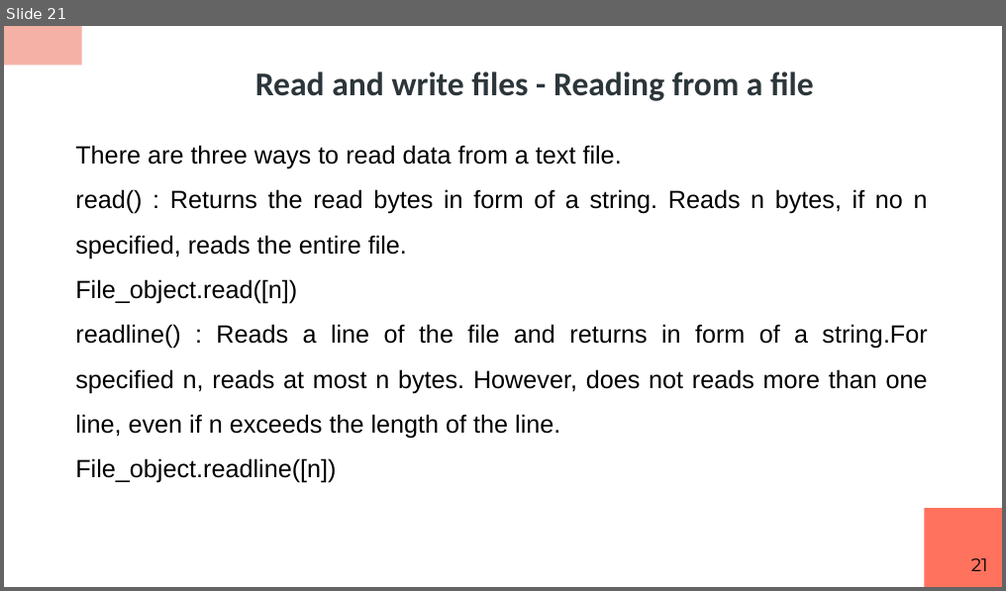
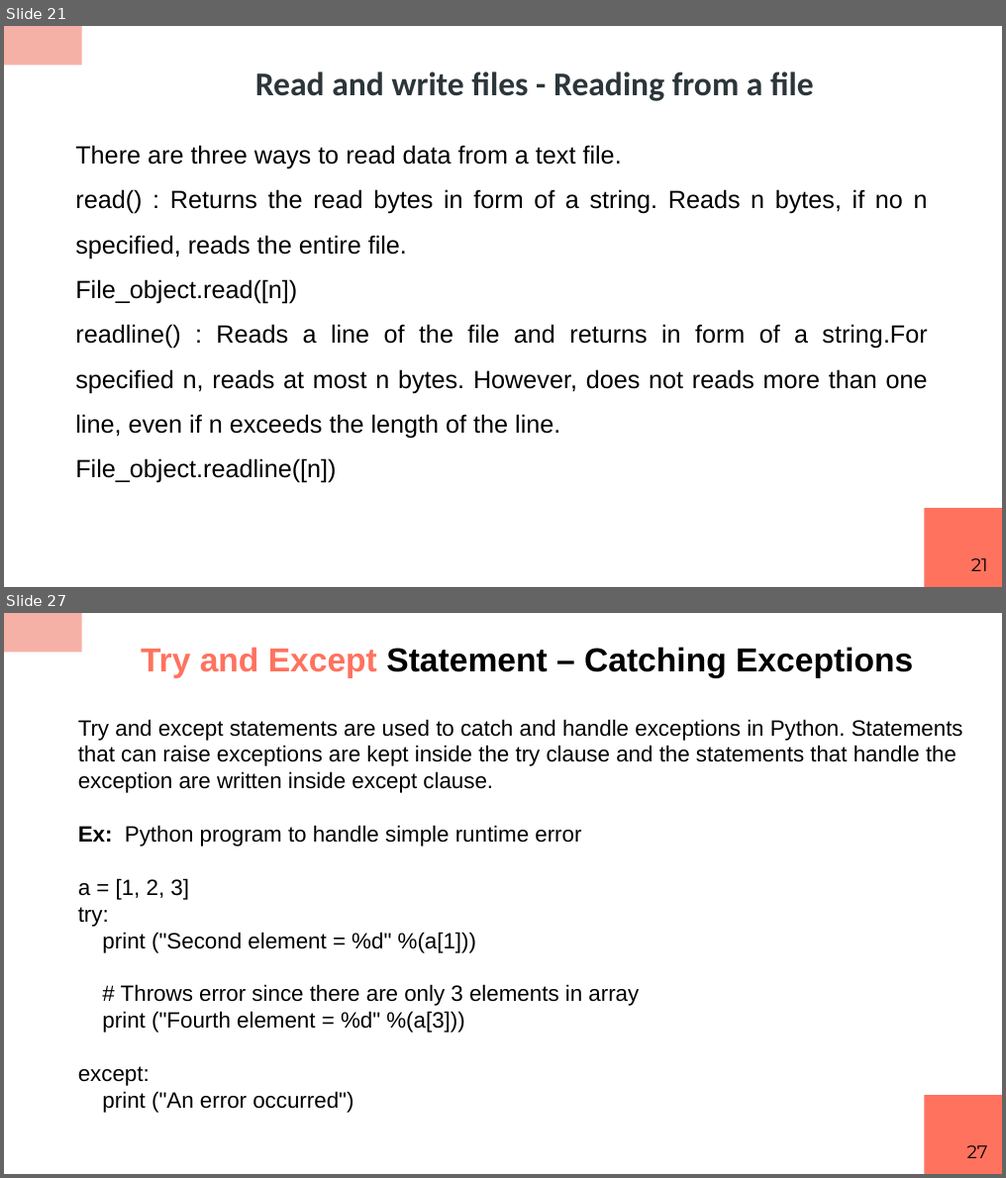
Before and after one commit to RashmivernekarN/ai_with_python_keonics, a slide deck: module2/ppt/Python Scripting.pptx. Shown one above the other, each under a label of ours: slide 21 before the commit, slides 21 and 27 after it; the slides between them are not shown. The pictures are 1006x591 and 1006x1178 pixels, drawn with LibreOffice and Linux fonts; fonts in the diff are those of the drawing. Boxes give left, top, right and bottom in pixels: in the first picture for what was removed or moved away, otherwise in the second. Text is boxed around its words. In the diff, an @@ line names an element or a change of style, - is before the commit and + after.

```diff
--- a/module2/ppt/Python Scripting.pptx
+++ b/module2/ppt/Python Scripting.pptx
@@ slide 27 added at (4,613,1002,1174), background #FFFFFF; not listed: 2 template elements that a slide beside it also shows @@
@@ title added at (141,647,913,678), 24 pt, text #000000, bold @@
+Try and Except Statement – Catching Exceptions
@@ text added at (78,719,963,1113), 16 pt, text #000000 @@
+Try and except statements are used to catch and handle exceptions in Python. Statements that can raise exceptions are kept inside the try clause and the statements that handle the exception are written inside except clause.
+Ex: Python program to handle simple runtime error
+a = [1, 2, 3]
+try:
+print ("Second element = %d" %(a[1]))
+# Throws error since there are only 3 elements in array
+print ("Fourth element = %d" %(a[3]))
+except:
+print ("An error occurred")
@@ page number added at (967,1146,988,1158), 13 pt, text #000000 @@
+27
```
Also in this commit, not shown: 4 slides changed, 10 other slides added, 4 other files.
